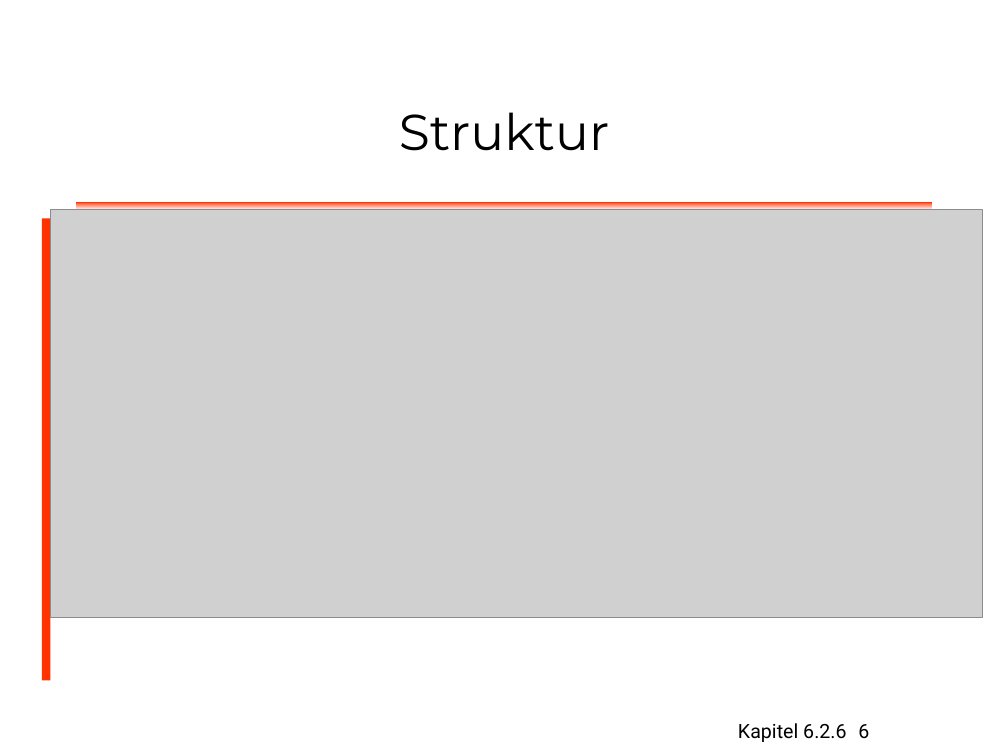
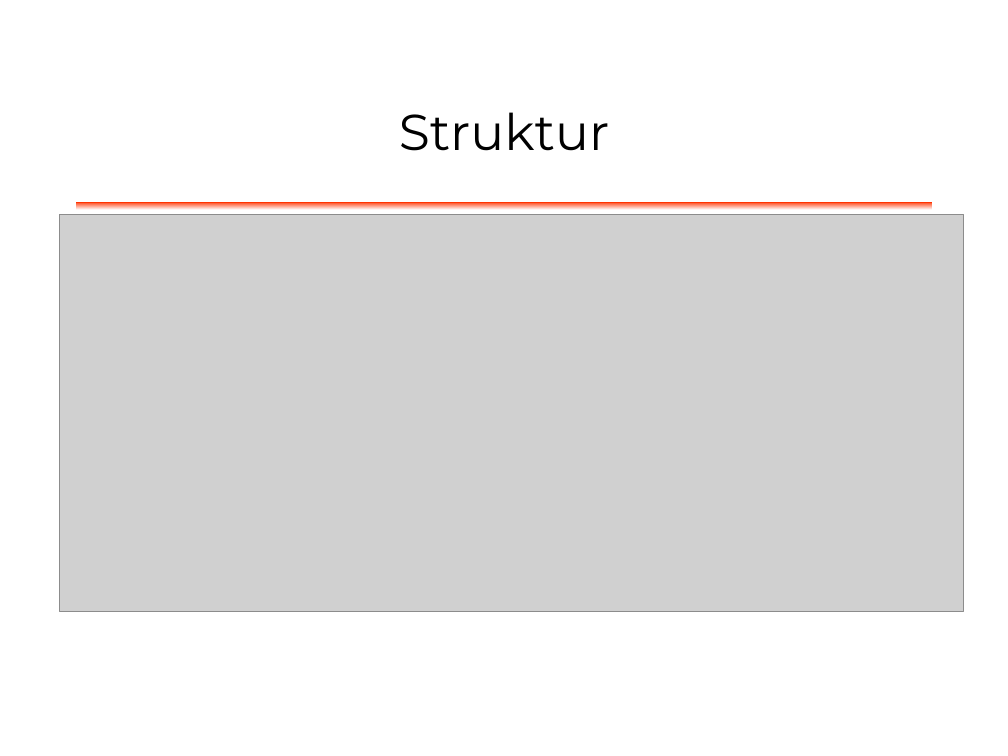
Before and after one commit to dlindner/vorlesung-se2-dhbw, a slide deck: slide 6 of added_2003/Entwurfsmuster/Entwurfsmuster Dekorierer.odp. Drawn at 1008x756 pixels with LibreOffice and Linux fonts; fonts in the diff are those of the drawing; grey boxes stand for pictures; background and template pictures are left out. Boxes give left, top, right and bottom in pixels: in the first picture for what was removed or moved away, otherwise in the second. Text is boxed around its words. In the diff, an @@ line names an element or a change of style, - is before the commit and + after.

```diff
--- a/added_2003/Entwurfsmuster/Entwurfsmuster Dekorierer.odp
+++ b/added_2003/Entwurfsmuster/Entwurfsmuster Dekorierer.odp
@@ rectangle removed at [42,219,50,680] @@
@@ picture: place and size @@
-picture at [50,210,983,617]
+picture at [59,215,964,612]
@@ text removed at [738,723,846,742] @@
-Kapitel 6.2.6
@@ page number removed at [858,724,869,739] @@
-6
```
Also in this commit, not shown: 15 other slides changed.
